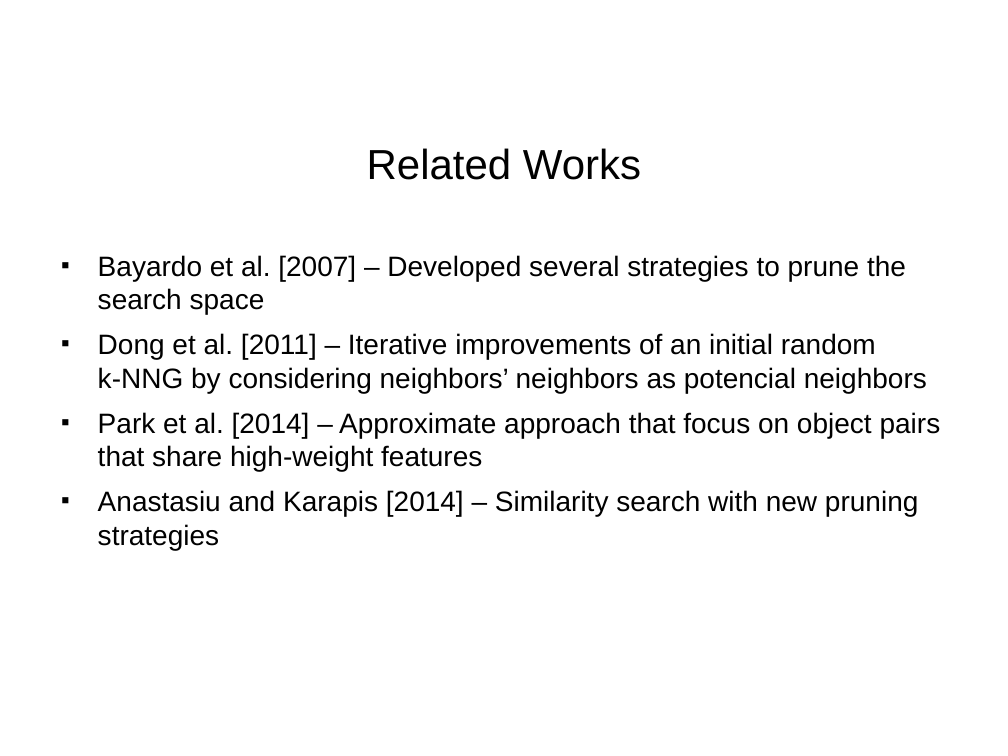
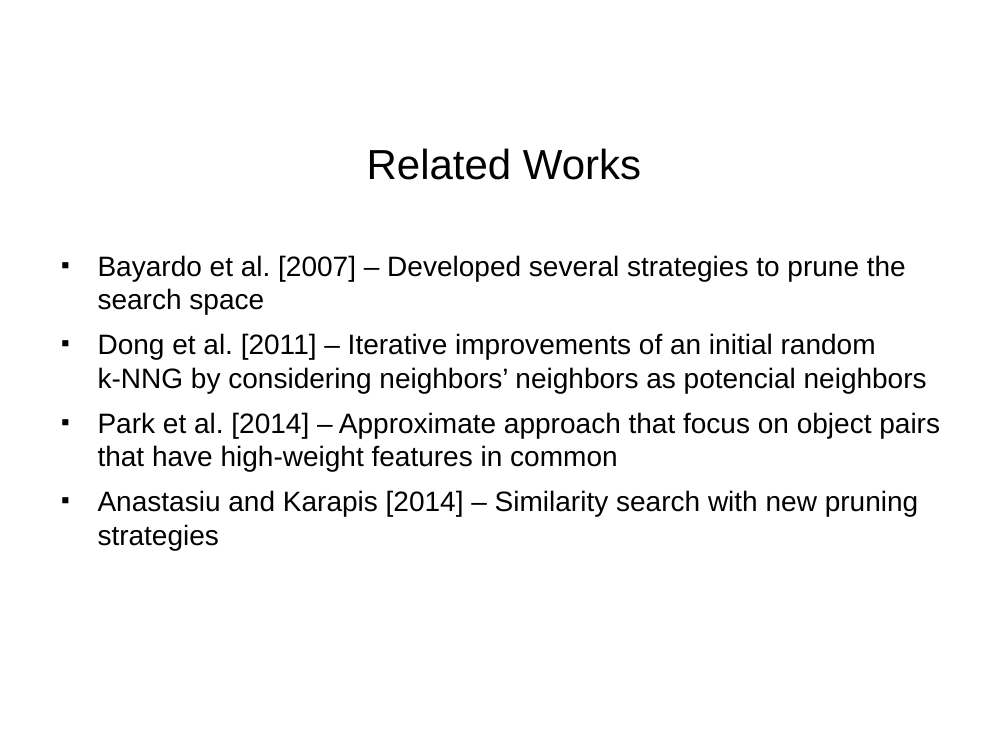
Before and after one commit to paulohq/apresentacao-L2KNNG, a slide deck: slide 8 of apresentacao-L2KNNG.ppt. Drawn at 1008x756 pixels with LibreOffice and Linux fonts; fonts in the diff are those of the drawing; background and template pictures are left out. Boxes give left, top, right and bottom in pixels: in the first picture for what was removed or moved away, otherwise in the second. Text is boxed around its words. In the diff, an @@ line names an element or a change of style, - is before the commit and + after.

Commit message:
Separação das páginas dos métodos L2Knng e approximate.

```diff
--- a/apresentacao-L2KNNG.ppt
+++ b/apresentacao-L2KNNG.ppt
@@ text at (x1=98, y1=412, x2=940, y2=471): text changed @@
-■ Park et al. [2014] – Approximate approach that focus on object pairs that share high-weight features
+■ Park et al. [2014] – Approximate approach that focus on object pairs that have high-weight features in common
```
Also in this commit, not shown: 13 other slides changed, 1 slide added.
